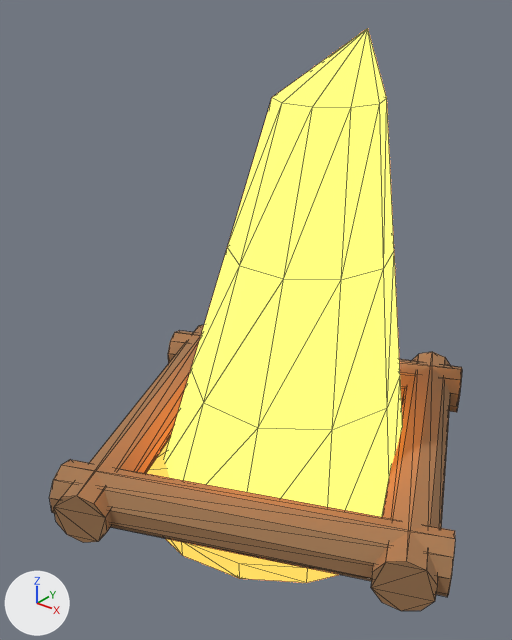
The glTF model public/models/campfire.glb, before and after one commit.
One viewpoint serves both versions: a 50 mm lens placed at (0.829, -1.139, 1.102), pointed at (-0.028, -0.067, 0.437). The lights are fixed; the arrows at lower left show +X, +Y and +Z. The older version comes first. Mesh edges are drawn as thin lines. Vertices at exactly the same position are counted once.

Before the edit, the objects in view are built like this:
```python
ob_campfire_flame_outer = bpy.data.objects.new('Campfire_Flame_Outer', me_campfire_flame_outer)
ob_campfire_flame_outer.location = (0.0, 0.0, 0.0)
ob_campfire_log_1 = bpy.data.objects.new('Campfire_Log_1', me_campfire_log_1)
ob_campfire_log_1.location = (0.0, 0.0, 0.0)
ob_campfire_log_2 = bpy.data.objects.new('Campfire_Log_2', me_campfire_log_2)
ob_campfire_log_2.location = (0.0, 0.0, 0.0)
ob_campfire_log_3 = bpy.data.objects.new('Campfire_Log_3', me_campfire_log_3)
ob_campfire_log_3.location = (0.0, 0.0, 0.0)
ob_campfire_log_4 = bpy.data.objects.new('Campfire_Log_4', me_campfire_log_4)
ob_campfire_log_4.location = (0.0, 0.0, 0.0)
# also in view: 'Campfire_Base' at (0.0, 0.0, 0.02)
```
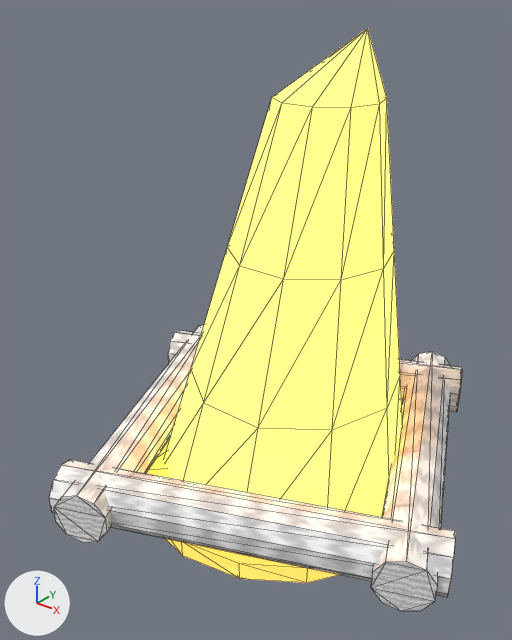
Edits to the bpy script that builds the scene:
```text
Add img_wood_rough:
    img_wood_rough = load_image('wood_rough', '_unpacked/wood_rough', 256, 256, 'Non-Color')
Add img_wood_albedo:
    img_wood_albedo = load_image('wood_albedo', '_unpacked/wood_albedo', 256, 256, 'sRGB')
Change mat_m_bark:
    remove # nodes: BsdfPrincipled, Mix, OutputMaterial, VertexColor
    remove # colours: beige #b89d81, mixed with the vertex colours
    nodes: BsdfPrincipled, Math, OutputMaterial, SeparateColor, TexImage x2
    uses the picture img_wood_albedo
    uses the picture img_wood_rough
Add mat_m_logend:
    mat_m_logend = bpy.data.materials.new('M_LogEnd')
    # uses the picture img_wood_albedo
    # uses the picture img_wood_rough
Change me_campfire_log_1:
    where me_campfire_log_1.from_pydata(...)  # 20 vertices, 36 faces; spans x 0.086..0.503, y -0.266..0.515, z 0.06..0.18
    used by ob_campfire_log_1; location = (0.0, 0.0, 0.0)
    me_campfire_log_1 part 1: 16 faces spanning x 0.086..0.503, y -0.266..0.515, z 0.06..0.18 switch from mat_m_bark to mat_m_logend
Change me_campfire_log_3:
    where me_campfire_log_3.from_pydata(...)  # 20 vertices, 36 faces; spans x -0.503..-0.086, y -0.515..0.266, z 0.06..0.18
    used by ob_campfire_log_3; location = (0.0, 0.0, 0.0)
    me_campfire_log_3 part 2: 16 faces spanning x -0.503..-0.086, y -0.515..0.266, z 0.06..0.18 switch from mat_m_bark to mat_m_logend
```

What differs and where, as boxes (x1, y1, x2, y2) in the pictures (512 x 640 px):
'Campfire_Log_4', surface changed (brown to white)
    both: (49, 460, 455, 597)
'Campfire_Log_1', surface changed (brown to white)
    both: (371, 352, 451, 611)
'Campfire_Log_3', surface changed (orange to white)
    both: (54, 325, 204, 543)
'Campfire_Log_2', surface changed
    both: (168, 330, 462, 412)
part 1 of me_campfire_log_1, recoloured (brown to grey)
    both: (371, 561, 437, 611)
part 2 of me_campfire_log_3, recoloured (brown to grey)
    both: (54, 496, 107, 543)
